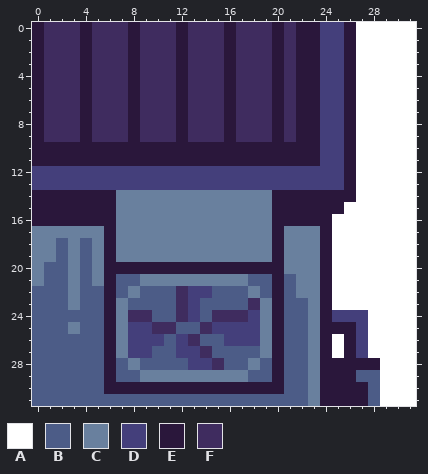
Two states of a pixel-art sprite, Assets/Tiles/house_10.png. Above, as it was before the edit.
The file is 32x32 pixels.
Palette (. is transparent): A #ffffff  B #4c5c87  C #69809e  D #443f7b  E #2a173b  F #3f2c5f
Pixels before, first column x 0:
 0 EFFFEFFFEFFFEFFFEFFFEFEEDDEAAAAA
 1 EFFFEFFFEFFFEFFFEFFFEFEEDDEAAAAA
 2 EFFFEFFFEFFFEFFFEFFFEFEEDDEAAAAA
 3 EFFFEFFFEFFFEFFFEFFFEFEEDDEAAAAA
 4 EFFFEFFFEFFFEFFFEFFFEFEEDDEAAAAA
 5 EFFFEFFFEFFFEFFFEFFFEFEEDDEAAAAA
 6 EFFFEFFFEFFFEFFFEFFFEFEEDDEAAAAA
 7 EFFFEFFFEFFFEFFFEFFFEFEEDDEAAAAA
 8 EFFFEFFFEFFFEFFFEFFFEFEEDDEAAAAA
 9 EFFFEFFFEFFFEFFFEFFFEFEEDDEAAAAA
10 EEEEEEEEEEEEEEEEEEEEEEEEDDEAAAAA
11 EEEEEEEEEEEEEEEEEEEEEEEEDDEAAAAA
12 DDDDDDDDDDDDDDDDDDDDDDDDDDEAAAAA
13 DDDDDDDDDDDDDDDDDDDDDDDDDDEAAAAA
14 EEEEEEECCCCCCCCCCCCCEEEEEEEAAAAA
15 EEEEEEECCCCCCCCCCCCCEEEEEEAAAAAA
16 EEEEEEECCCCCCCCCCCCCEEEEEAAAAAAA
17 CCCCCCECCCCCCCCCCCCCECCCEAAAAAAA
18 CCBCBCECCCCCCCCCCCCCECCCEAAAAAAA
19 CCBCBCECCCCCCCCCCCCCECCCEAAAAAAA
20 CBBCBCEEEEEEEEEEEEEEECCCEAAAAAAA
21 CBBCBCEBBCCCCCCCCCBBEBCCEAAAAAAA
22 BBBCBBEBCBBBFDDBBBCBEBCCEAAAAAAA
23 BBBCBBECBBBBFDBBBBFCEBBCEAAAAAAA
24 BBBBBBECFFBBFDBFFFDCEBBCEDDDAAAA
25 BBBCBBECDDFFBBFDDDDCEBBCEEEDAAAA
26 BBBBBBECDDDBDFBBDDDCEBBCEAEDAAAA
27 BBBBBBECDDBBDDFBBBBCEBBCEAEDAAAA
28 BBBBBBEBCBBBBDDFBBCBEBBCEEEEEAAA
29 BBBBBBEBBCCCCCCCCCBBEBBCEEEBBAAA
30 BBBBBBEEEEEEEEEEEEEEEBBCEEEEBAAA
31 BBBBBBBBBBBBBBBBBBBBBBBCEEEEBAAA
After the commit:
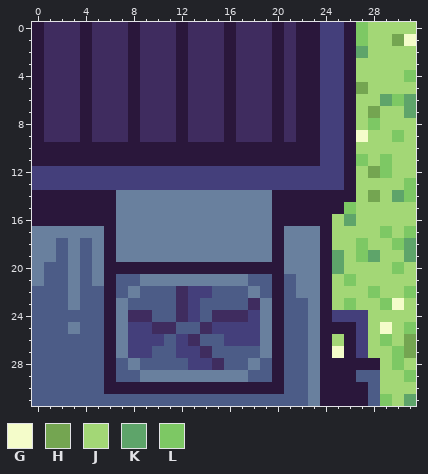
Colours new in this view: G #f4fcca  H #74a551  J #a3d776  K #5ea46a  L #7dc864
From old to new:
The edit turns colour A into colour G in row 1 at x 31; in row 9 at x 27; in row 23 at x 30; in row 25 at x 29; in row 27 at x 25.
The edit turns colour A into colour H in row 1 at x 30; in row 5 at x 27; in row 7 at x 28; in row 12 at x 28; in row 14 at x 28; in rows 26 to 27 at x 31.
The edit turns colour A into colour J in row 0 at x 28 to 31; in row 1 at x 28 to 29; in row 2 at x 28 to 31; in row 3 at x 27 to 31; in row 4 at x 27 to 30; in row 5 at x 28 to 31.
The edit turns colour A into colour J in row 6 at x 27 to 28; in row 7 at x 27 and 29 to 30; in row 8 at x 27 and 29 to 31; in row 9 at x 28 to 29 and 31; in row 10 at x 27 to 31; in row 11 at x 28 and 30 to 31.
The edit turns colour A into colour J in row 12 at x 27 and 30 to 31; in row 13 at x 27 to 30; in row 14 at x 27 and 29; in row 15 at x 27 to 31; in row 16 at x 25 and 27 to 31; in row 17 at x 25 to 28 and 30.
The edit turns colour A into colour J in row 18 at x 25 to 26 and 28 to 29; in row 19 at x 26 and 29 to 30; in row 20 at x 26 to 29 and 31; in row 21 at x 25 and 27 to 31; in row 22 at x 25 to 27 and 29 to 30; in row 23 at x 25, 27 to 28 and 31.
The edit turns colour A into colour J in row 24 at x 28 to 31; in row 25 at x 28 and 30; in row 26 at x 25, 28 and 30; in row 27 at x 28 to 29; in row 28 at x 29 and 31; in row 29 at x 29 to 30.
The edit turns colour A into colour J in row 30 at x 29 to 31; in row 31 at x 30.
The edit turns colour A into colour K in row 2 at x 27; in row 6 at x 29 and 31; in row 7 at x 31; in row 14 at x 30; in row 16 at x 26; in row 18 at x 31.
The edit turns colour A into colour K in row 19 at x 25, 28 and 31; in row 20 at x 25; in row 31 at x 31.
The edit turns colour A into colour L in rows 0 to 1 at x 27; in row 4 at x 31; in row 6 at x 30; in row 8 at x 28; in row 9 at x 30; in row 11 at x 27 and 29.
The edit turns colour A into colour L in row 12 at x 29; in rows 13 to 14 at x 31; in row 15 at x 26; in row 17 at x 29 and 31; in row 18 at x 27 and 30; in row 19 at x 27.
The edit turns colour A into colour L in row 20 at x 30; in row 21 at x 26; in row 22 at x 28 and 31; in row 23 at x 26 and 29; in row 25 at x 31; in row 26 at x 29.
The edit turns colour A into colour L in rows 27 to 28 at x 30; in row 29 at x 31; in row 31 at x 29.
